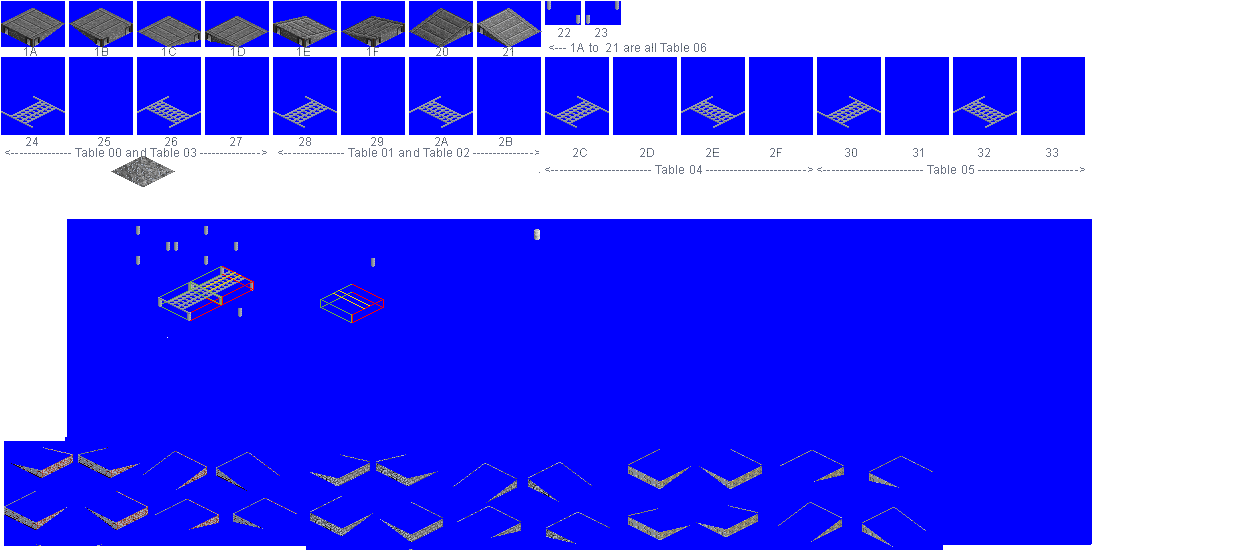
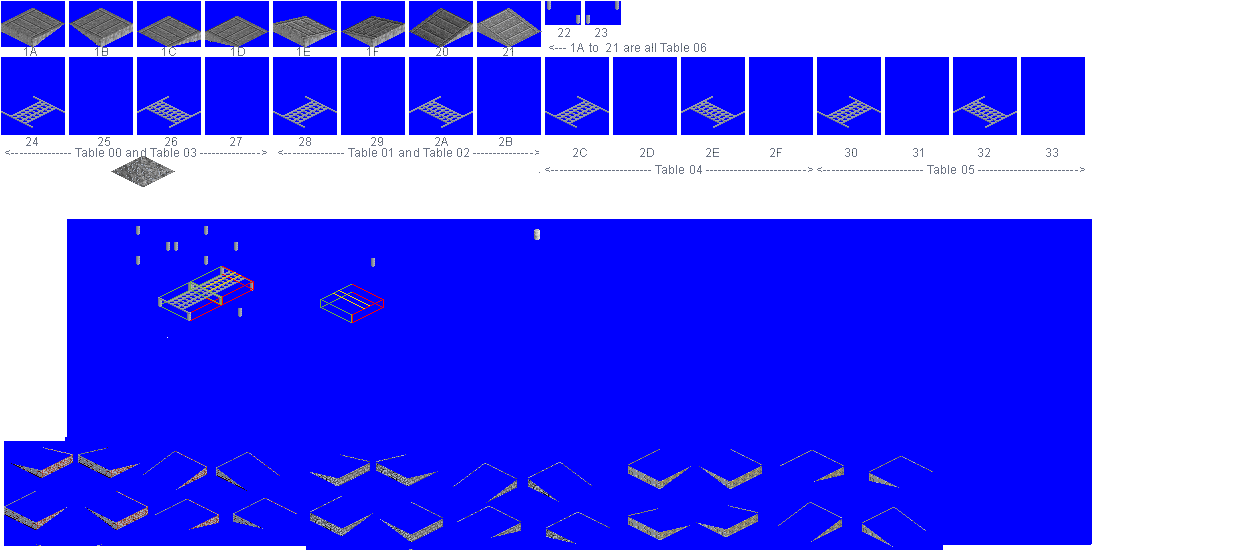
Revision of a layered 1234×550 image; what changed, layer by layer:
added layer "Pasted Layer #1" above "Pasted Layer" over (1, 24, 508, 47)
